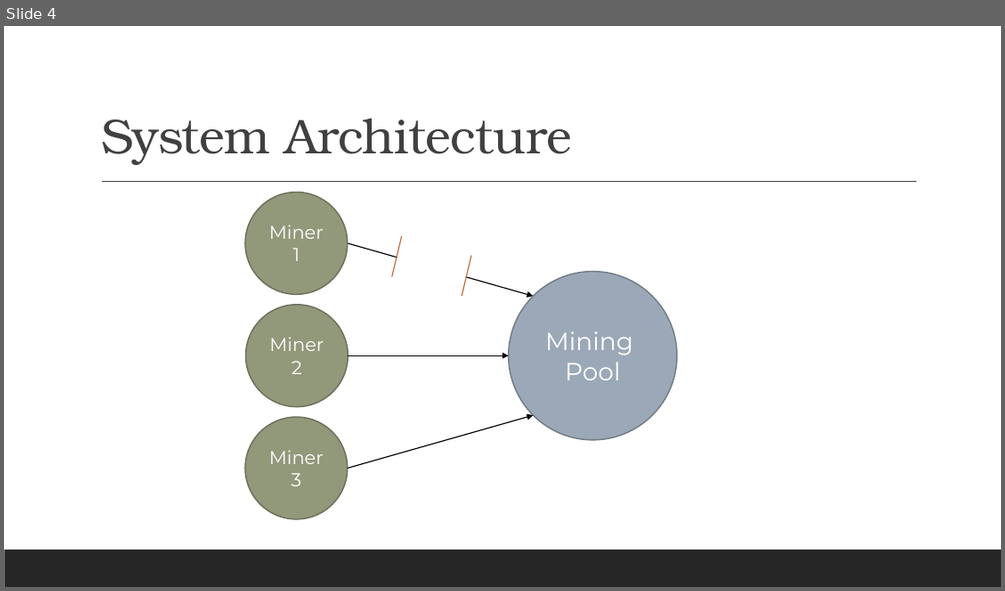
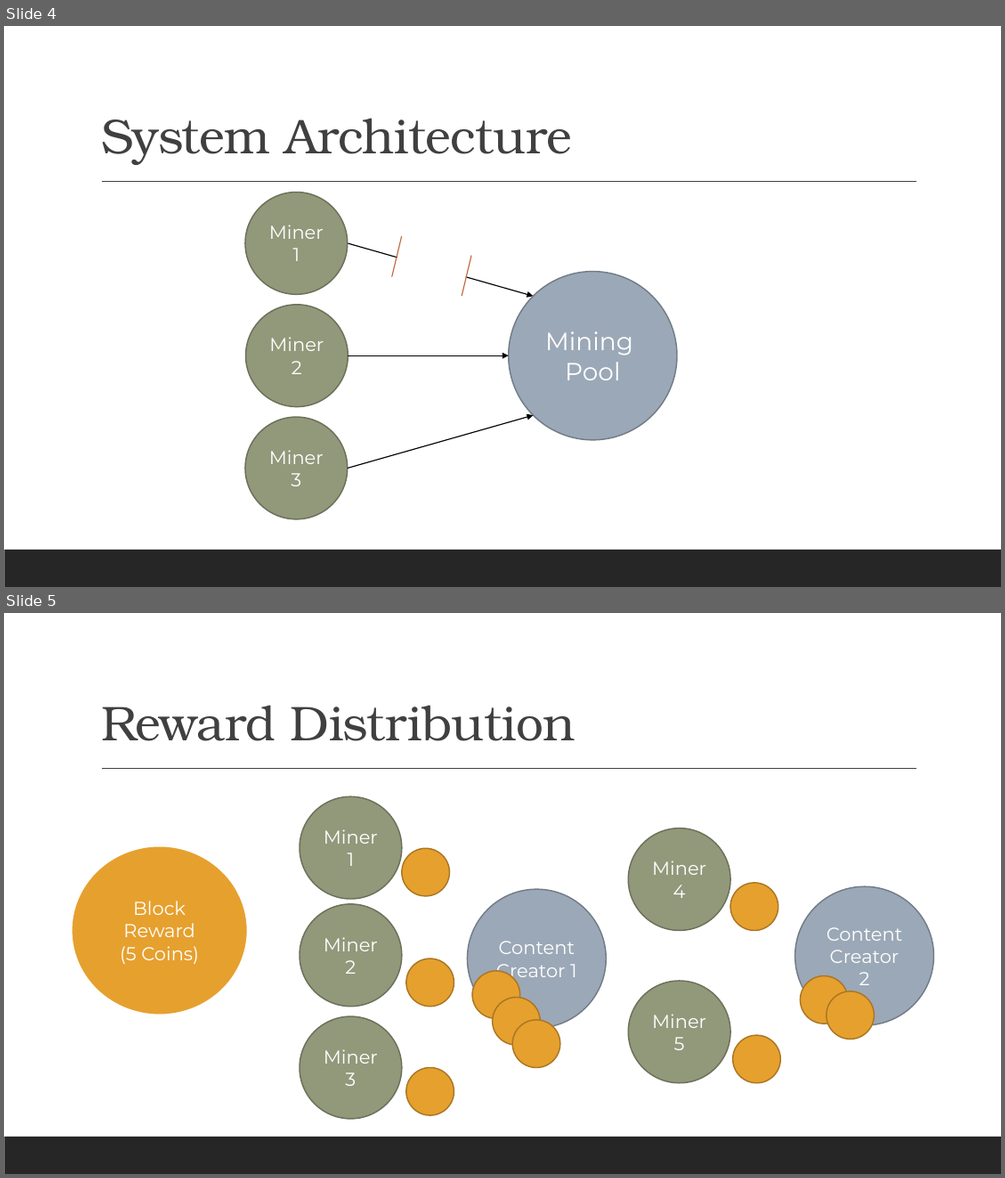
Before and after one commit to BBThornton/CryptoProject, a slide deck: Notes/Title Lorem Ipsum.pptx. Shown one above the other, each under a label of ours: slide 4 before the commit, slides 4 and 5 after it. The pictures are 1005x591 and 1005x1178 pixels, drawn with LibreOffice and Linux fonts; fonts in the diff are those of the drawing. Boxes give left, top, right and bottom in pixels: in the first picture for what was removed or moved away, otherwise in the second. Text is boxed around its words. In the diff, an @@ line names an element or a change of style, - is before the commit and + after.

```diff
--- a/Notes/Title Lorem Ipsum.pptx
+++ b/Notes/Title Lorem Ipsum.pptx
@@ slide 5 added at box(4, 613, 1001, 1174), background #FFFFFF; not listed: 2 template elements that a slide beside it also shows @@
@@ title added at box(101, 705, 575, 741), 47 pt, text #404040 @@
+Reward Distribution
@@ ellipse added at box(299, 797, 402, 900), fill #92987A, outline #6C705A 1.25 pt, 18 pt, text #FFFFFF @@
+Miner 1
@@ ellipse added at box(72, 845, 248, 1015), fill #E6A02E, outline #FFFFFF 2 pt, 18 pt, text #FFFFFF @@
+Block Reward
+(5 Coins)
@@ ellipse added at box(402, 849, 450, 896), fill #E6A02E, outline #AA7622 1.25 pt @@
@@ ellipse added at box(629, 828, 731, 931), fill #92987A, outline #6C705A 1.25 pt, 18 pt, text #FFFFFF @@
+Miner 4
@@ ellipse added at box(299, 904, 402, 1006), fill #92987A, outline #6C705A 1.25 pt, 18 pt, text #FFFFFF @@
+Miner 2
@@ ellipse added at box(468, 889, 607, 1028), fill #9BA8B7, outline #737C87 1.25 pt, 18 pt, text #FFFFFF @@
+Content Creator 1
@@ ellipse added at box(731, 883, 778, 931), fill #E6A02E, outline #AA7622 1.25 pt @@
@@ ellipse added at box(795, 887, 934, 1026), fill #9BA8B7, outline #737C87 1.25 pt, 18 pt, text #FFFFFF @@
+Content Creator 2
@@ ellipse added at box(406, 958, 454, 1006), fill #E6A02E, outline #AA7622 1.25 pt @@
@@ ellipse added at box(472, 971, 520, 1018), fill #E6A02E, outline #AA7622 1.25 pt @@
@@ ellipse added at box(629, 981, 731, 1083), fill #92987A, outline #6C705A 1.25 pt, 18 pt, text #FFFFFF @@
+Miner 5
@@ ellipse added at box(801, 976, 849, 1023), fill #E6A02E, outline #AA7622 1.25 pt @@
@@ ellipse added at box(493, 997, 540, 1046), fill #E6A02E, outline #AA7622 1.25 pt @@
@@ ellipse added at box(826, 991, 874, 1039), fill #E6A02E, outline #AA7622 1.25 pt @@
@@ ellipse added at box(299, 1016, 402, 1119), fill #92987A, outline #6C705A 1.25 pt, 18 pt, text #FFFFFF @@
+Miner 3
@@ ellipse added at box(512, 1020, 560, 1068), fill #E6A02E, outline #AA7622 1.25 pt @@
@@ ellipse added at box(733, 1036, 781, 1083), fill #E6A02E, outline #AA7622 1.25 pt @@
@@ ellipse added at box(406, 1068, 454, 1116), fill #E6A02E, outline #AA7622 1.25 pt @@
```
Also in this commit, not shown: 3 other slides added, 3 slides removed, 3 other files.
